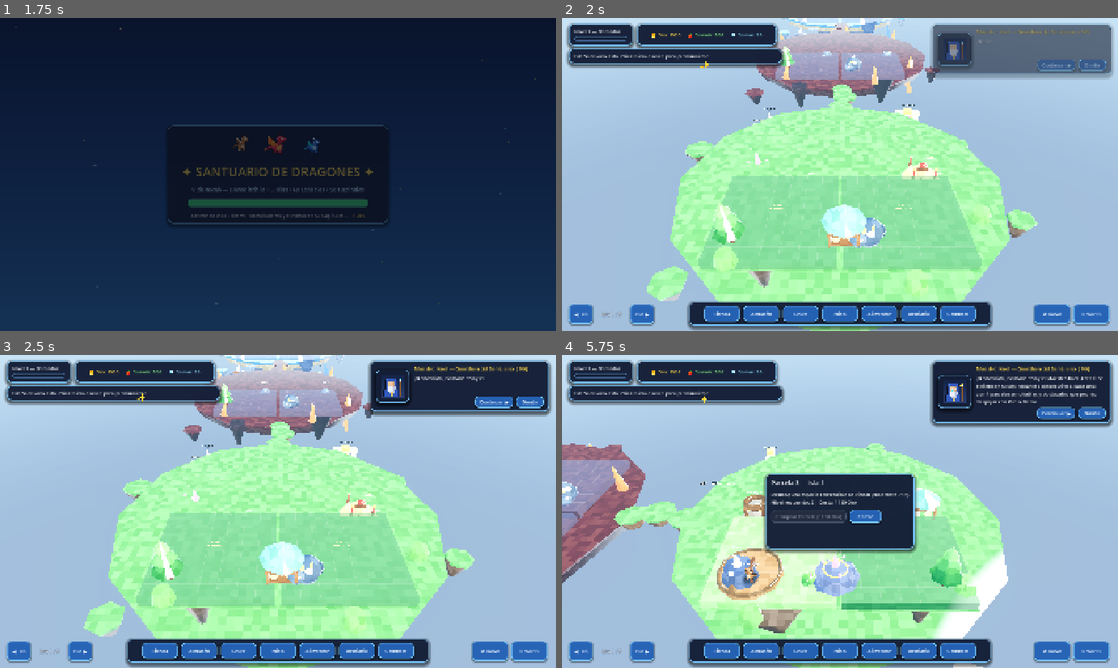
Above: before the commit, frames 1-4 (two rows, left to right).
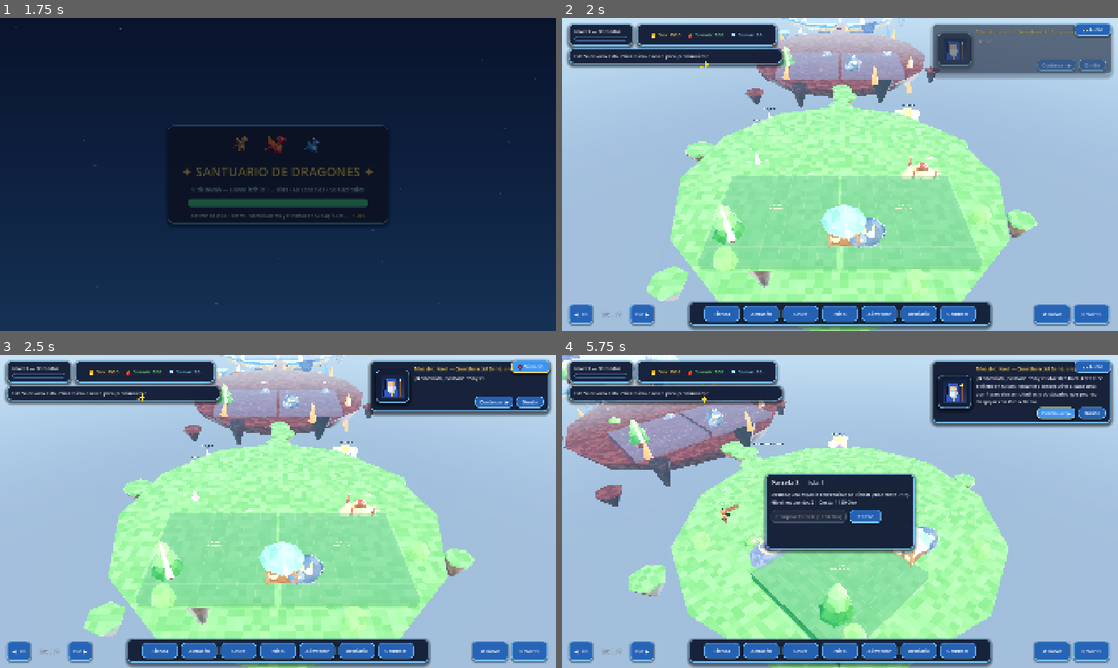
Above: after the commit, the same moments.

Repository: recab535/VJdeRecab
Game: Godot game, scene res://scenes/ui/loading_screen.tscn
The game is run twice, just before and just after one commit, with the same random seed, the same clock (stepped at 60 frames per second) and the same inputs.
Inputs (mouse positions are in pixels of both pictures, inside the frame that each line leads up to):
- Up to frame 1 (1.75 s): tap Enter at 0.5 s; move the mouse to (400, 158) at 0.52 s; hold Right 0.53-1.25 s; tap Q at 0.6 s; click (400, 158) at 0.67 s; drag from (166, 190) to (250, 237) at 1.27 s
- Up to frame 2 (2 s): no input
- Up to frame 3 (2.5 s): click (528, 367) at 2 s, where only the run after the commit has a clickable "🔊 Audio"
- Up to frame 4 (5.75 s): click (1090, 367) at 2.75 s, where only the run after the commit has a clickable "🔇 Silencio"; move the mouse to (895, 442) at 3.52 s; hold Right 3.53-4.25 s; tap Q at 3.6, 5.1 s; drag from (812, 574) to (673, 464) at 4.27 s; move the mouse to (1006, 558) at 5.02 s; hold Left from 5.03 s (still down)

Frame 1 is identical in both runs. In frame 2, 0.3% of the frame differs, in the area x 91-99%, y 1-7%; in frame 3, 0.4%; in frame 4, 27%, in the area x 0-99%, y 0-100%.

Commit message:
feat(Fase 10): audio procedural (musica ambiental + SFX + boton silencio) y auditoria final

Diff:
--- a/ESTADO_AGENTES.json
+++ b/ESTADO_AGENTES.json
@@ -1,8 +1,8 @@
 {
-  "estado": "EN_PROGRESO",
-  "fase_actual": 9,
+  "estado": "COMPLETADO",
+  "fase_actual": 10,
   "total_fases": 10,
-  "turno_actual": "A2",
+  "turno_actual": "G1",
   "orden_agentes": [
     "G1",
     "G2",
@@ -20,6 +20,6 @@
     "Fase_7": "COMPLETADA - Tienda de 5 pestañas, Almacén (5 espacios ampliables + suelos infinitos) y Potenciadores Elementales x2/x3 (excluyendo Legendarios, desactivables en Almacén y validación is_booster_in_warehouse contra compra duplicada).",
     "Fase_8": "COMPLETADA - Carrusel horizontal de 50 capítulos con especie obligatoria, auto-scroll y retratos/siluetas 48x48 + Bestiario completo de las 68 especies con siluetas, stats base y rarezas.",
     "Fase_9": "COMPLETADA - Combate 1v1 con relevos directo (sin pantalla previa de rival), proyectiles elementales VFX, flash de daño, pedestales estilizados con VisualShaders, orientación frente a frente, fix de título de arco, XP de jugador y persistencia.",
-    "Fase_10": "PENDIENTE"
+    "Fase_10": "COMPLETADA - AudioManager autoload procedural (música ambiental pentatónica + 7 SFX WAV + botón de silencio en HUD) y auditoría final completa (0 referencias res:// rotas, TEST_CLEAN_START_MODE = true verificado)."
   }
 }
--- a/project.godot
+++ b/project.godot
@@ -21,6 +21,7 @@
 [autoload]
 
 GameCore="*res://scripts/autoload/game_core.gd"
+AudioManager="*res://scripts/autoload/audio_manager.gd"
 
 [display]
 
--- /dev/null
+++ b/scripts/autoload/audio_manager.gd
@@ -0,0 +1,162 @@
+extends Node
+
+## Autoload de Audio Procedural (Godot 4):
+## - Música ambiental fantástica pentatónica sintetizada en tiempo real (AudioStreamGenerator).
+## - Efectos de sonido SFX (AudioStreamWAV 16-bit cacheados) para UI, oro, ataques, críticos y victoria.
+## - Botón de silencio global (AudioServer bus Master).
+
+signal mute_changed(muted: bool)
+
+const MIX_RATE: float = 22050.0
+const PENTATONIC_HZ: Array[float] = [261.63, 293.66, 329.63, 392.00, 440.00, 523.25, 587.33, 659.25]
+const MELODY_PATTERN: Array[int] = [0, 2, 4, 5, 4, 2, 3, 1, 0, 3, 5, 7, 5, 4, 2, 1]
+
+var is_muted: bool = false
+
+var _music_player: AudioStreamPlayer = null
+var _music_playback: AudioStreamGeneratorPlayback = null
+var _sfx_players: Array[AudioStreamPlayer] = []
+var _sfx_cache: Dictionary = {}
+
+var _phase_main: float = 0.0
+var _phase_pad: float = 0.0
+var _note_timer: float = 0.0
+var _note_idx: int = 0
+var _note_dur: float = 0.72
+var _cur_freq: float = 261.63
+var _pad_freq: float = 130.81
+
+
+func _ready() -> void:
+	_setup_sfx_pool()
+	_setup_ambient_music()
+
+
+func _setup_sfx_pool() -> void:
+	for _i: int in range(4):
+		var p: AudioStreamPlayer = AudioStreamPlayer.new()
+		p.volume_db = -6.0
+		add_child(p)
+		_sfx_players.append(p)
+
+	_sfx_cache["click"] = _make_tone_wav([680.0, 880.0], 0.055, 0.28)
+	_sfx_cache["coin"] = _make_tone_wav([987.77, 1318.51], 0.14, 0.32)
+	_sfx_cache["attack"] = _make_sweep_wav(280.0, 85.0, 0.16, 0.40)
+	_sfx_cache["crit"] = _make_tone_wav([523.25, 783.99, 1046.50], 0.22, 0.36)
+	_sfx_cache["level_up"] = _make_tone_wav([392.0, 493.88, 587.33, 783.99], 0.34, 0.34)
+	_sfx_cache["victory"] = _make_tone_wav([523.25, 659.25, 783.99, 1046.50], 0.48, 0.36)
+	_sfx_cache["hatch"] = _make_tone_wav([587.33, 739.99, 880.0, 1174.66], 0.36, 0.32)
+
+
+func _setup_ambient_music() -> void:
+	var gen: AudioStreamGenerator = AudioStreamGenerator.new()
+	gen.mix_rate = MIX_RATE
+	gen.buffer_length = 0.25
+
+	_music_player = AudioStreamPlayer.new()
+	_music_player.stream = gen
+	_music_player.volume_db = -16.0
+	add_child(_music_player)
+	_music_player.play()
+	_music_playback = _music_player.get_stream_playback() as AudioStreamGeneratorPlayback
+
+
+func _process(_delta: float) -> void:
+	if _music_playback == null or is_muted:
+		return
+	var frames: int = _music_playback.get_frames_available()
+	if frames <= 0:
+		return
+
+	var dt: float = 1.0 / MIX_RATE
+	for _i: int in range(frames):
+		_note_timer += dt
+		if _note_timer >= _note_dur:
+			_note_timer -= _note_dur
+			_note_idx = (_note_idx + 1) % MELODY_PATTERN.size()
+			_cur_freq = PENTATONIC_HZ[MELODY_PATTERN[_note_idx]]
+			_pad_freq = 130.81 if (_note_idx < 8) else 146.83
+
+		var env_t: float = _note_timer / _note_dur
+		var env: float = minf(1.0, env_t * 14.0) * pow(maxf(0.0, 1.0 - env_t), 1.6)
+
+		_phase_main = fmod(_phase_main + _cur_freq * dt, 1.0)
+		_phase_pad = fmod(_phase_pad + _pad_freq * dt, 1.0)
+
+		var harp: float = (sin(_phase_main * TAU) * 0.72 + sin(_phase_main * TAU * 2.0) * 0.22) * env * 0.28
+		var pad: float = sin(_phase_pad * TAU) * 0.14
+		var sample: float = clampf(harp + pad, -0.8, 0.8)
+		_music_playback.push_frame(Vector2(sample, sample))
+
+
+func toggle_mute() -> bool:
+	set_muted(not is_muted)
+	return is_muted
+
+
+func set_muted(muted: bool) -> void:
+	is_muted = muted
+	AudioServer.set_bus_mute(0, is_muted)
+	mute_changed.emit(is_muted)
+
+
+func play_sfx(kind: String) -> void:
+	if is_muted or not _sfx_cache.has(kind):
+		return
+	var stream: AudioStreamWAV = _sfx_cache[kind] as AudioStreamWAV
+	if stream == null:
+		return
+	for p: AudioStreamPlayer in _sfx_players:
+		if not p.playing:
+			p.stream = stream
+			p.play()
+			return
+	_sfx_players[0].stream = stream
+	_sfx_players[0].play()
+
+
+func _make_tone_wav(freqs: Array[float], total_dur: float, amp: float) -> AudioStreamWAV:
+	var total_samples: int = maxi(64, int(total_dur * MIX_RATE))
+	var data: PackedByteArray = PackedByteArray()
+	data.resize(total_samples * 2)
+	var step_samples: int = maxi(1, total_samples / maxi(1, freqs.size()))
+
+	for i: int in range(total_samples):
+		var note_i: int = mini(freqs.size() - 1, i / step_samples)
+		var local_t: float = float(i % step_samples) / float(step_samples)
+		var freq: float = freqs[note_i]
+		var env: float = minf(1.0, local_t * 18.0) * (1.0 - local_t * 0.85)
+		var t: float = float(i) / MIX_RATE
+		var val: float = sin(t * freq * TAU) * env * amp
+		var s16: int = clampi(int(val * 32767.0), -32768, 32767)
+		data.encode_s16(i * 2, s16)
+
+	var wav: AudioStreamWAV = AudioStreamWAV.new()
+	wav.format = AudioStreamWAV.FORMAT_16_BITS
+	wav.mix_rate = int(MIX_RATE)
+	wav.stereo = false
+	wav.data = data
+	return wav
+
+
+func _make_sweep_wav(start_hz: float, end_hz: float, total_dur: float, amp: float) -> AudioStreamWAV:
+	var total_samples: int = maxi(64, int(total_dur * MIX_RATE))
+	var data: PackedByteArray = PackedByteArray()
+	data.resize(total_samples * 2)
+	var phase: float = 0.0
+
+	for i: int in range(total_samples):
+		var ratio: float = float(i) / float(total_samples)
+		var freq: float = lerpf(start_hz, end_hz, ratio)
+		phase += freq / MIX_RATE
+		var env: float = (1.0 - ratio) * minf(1.0, ratio * 22.0)
+		var val: float = sin(phase * TAU) * env * amp
+		var s16: int = clampi(int(val * 32767.0), -32768, 32767)
+		data.encode_s16(i * 2, s16)
+
+	var wav: AudioStreamWAV = AudioStreamWAV.new()
+	wav.format = AudioStreamWAV.FORMAT_16_BITS
+	wav.mix_rate = int(MIX_RATE)
+	wav.stereo = false
+	wav.data = data
+	return wav
--- a/scripts/systems/combat_manager.gd
+++ b/scripts/systems/combat_manager.gd
@@ -202,6 +202,9 @@
 	var dmg: int = maxi(10, roundi((float(ally["atk"]) * (float(mv["potencia"]) / 35.0)) * mult))
 
 	_arena.play_lunge_animation(true)
+	var am: Node = get_node_or_null("/root/AudioManager")
+	if am and am.has_method("play_sfx"):
+		am.call("play_sfx", "crit" if mult >= 1.9 else "attack")
 	if _arena.has_method("play_attack_vfx"):
 		_arena.play_attack_vfx(true, elem_id, mult)
 	enemy["hp"] = maxi(0, int(enemy["hp"]) - dmg)
@@ -303,6 +306,9 @@
 	_arena.set_controls_enabled(false)
 	var rewards: Dictionary = {}
 	if victory:
+		var am_win: Node = get_node_or_null("/root/AudioManager")
+		if am_win and am_win.has_method("play_sfx"):
+			am_win.call("play_sfx", "victory")
 		var oro_r: int = int(_chapter_data.get("oro", 800))
 		var comida_r: int = int(_chapter_data.get("comida", 400))
 		var gemas_r: int = int(_chapter_data.get("gemas", 5))
--- a/scripts/ui/hud_basic.gd
+++ b/scripts/ui/hud_basic.gd
@@ -121,7 +121,30 @@
 	panel_isla_preview.visible = false
 	if panel_alimentar:
 		panel_alimentar.visible = false
+	_create_mute_button()
 	call_deferred("_attach_button_tweens", self)
+
+
+func _create_mute_button() -> void:
+	var root_ctrl: Control = get_node_or_null("RootControl") as Control
+	if root_ctrl == null:
+		return
+	var btn_mute: Button = Button.new()
+	btn_mute.name = "BtnAudioMute"
+	btn_mute.text = "🔊 Audio"
+	btn_mute.custom_minimum_size = Vector2(126, 44)
+	btn_mute.set_anchors_preset(Control.PRESET_TOP_RIGHT)
+	btn_mute.offset_left = -150.0
+	btn_mute.offset_top = 18.0
+	btn_mute.offset_right = -24.0
+	btn_mute.offset_bottom = 62.0
+	btn_mute.pressed.connect(func() -> void:
+		var am: Node = get_node_or_null("/root/AudioManager")
+		if am and am.has_method("toggle_mute"):
+			var muted: bool = bool(am.call("toggle_mute"))
+			btn_mute.text = "🔇 Silencio" if muted else "🔊 Audio"
+	)
+	root_ctrl.add_child(btn_mute)
 
 
 func set_player_level(level: int, xp_ratio: float = 0.25) -> void:
@@ -148,6 +171,9 @@
 					tw.tween_property(btn, "scale", Vector2.ONE, 0.1).set_trans(Tween.TRANS_QUAD).set_ease(Tween.EASE_OUT)
 				)
 				btn.button_down.connect(func() -> void:
+					var am: Node = get_node_or_null("/root/AudioManager")
+					if am and am.has_method("play_sfx"):
+						am.call("play_sfx", "click")
 					btn.pivot_offset = btn.size * 0.5
 					var tw: Tween = btn.create_tween()
 					tw.tween_property(btn, "scale", Vector2(0.94, 0.94), 0.06)
--- a/scripts/world/habitat_base.gd
+++ b/scripts/world/habitat_base.gd
@@ -74,6 +74,9 @@
 	if amount <= 0:
 		return 0
 	accumulated_oro -= float(amount)
+	var am: Node = get_node_or_null("/root/AudioManager")
+	if am and am.has_method("play_sfx"):
+		am.call("play_sfx", "coin")
 	spawn_floating_gold_text(amount)
 	for d_node: Dragon2D in hosted_dragons:
 		if is_instance_valid(d_node):
Not shown, changed: ROADMAP_AUTO.md
